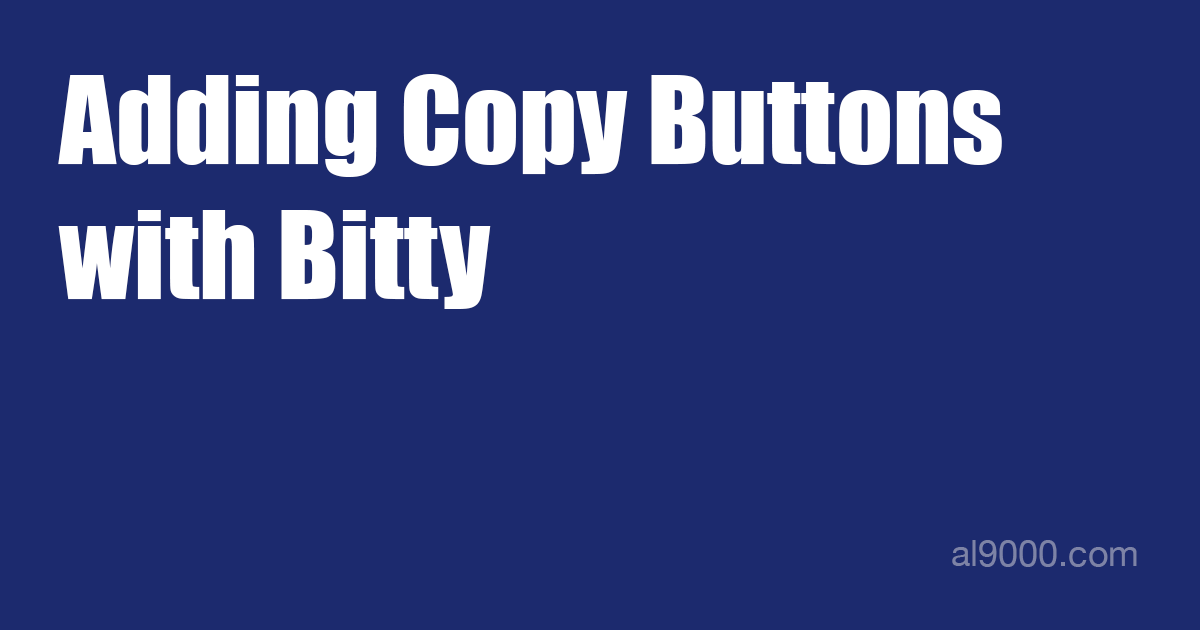
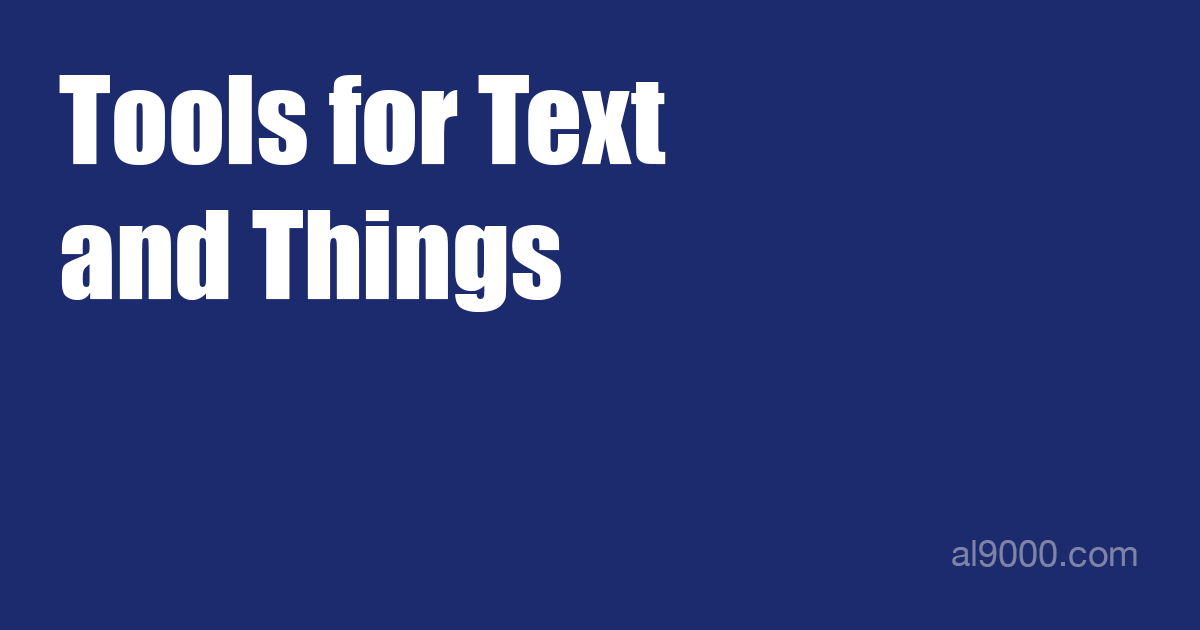
Revision of a layered 1200px x 630px image; what changed, layer by layer:
renamed "Adding Copy Buttons with Bitty" to "Tools for Text and Things", painted on it over [58, 74, 1002, 312]